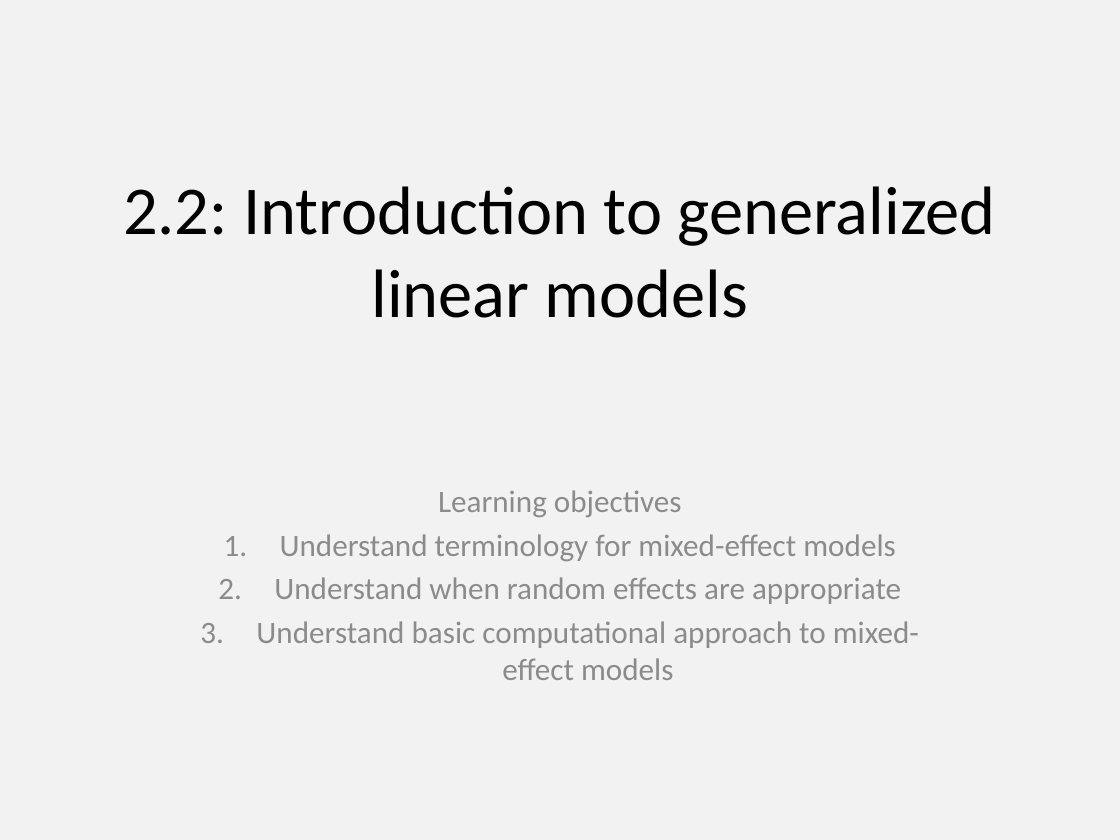
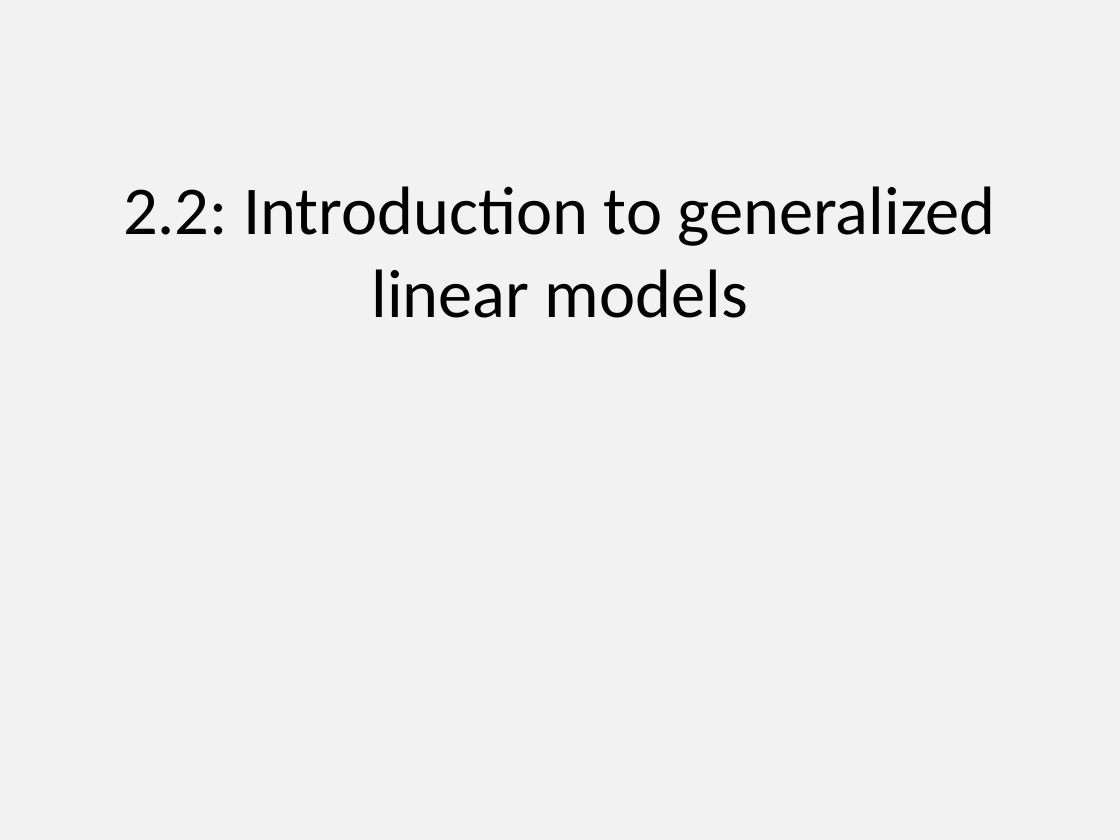
Before and after one commit to James-Thorson/2016_class_CMR, a slide deck: slide 1 of 2-2 -- GLMs/Morning/2-2 morning -- intro to linear models.pptx. Drawn at 1120x840 pixels with LibreOffice and Linux fonts; fonts in the diff are those of the drawing. Boxes give left, top, right and bottom in pixels: in the first picture for what was removed or moved away, otherwise in the second. Text is boxed around its words. In the diff, an @@ line names an element or a change of style, - is before the commit and + after.

```diff
--- a/2-2 -- GLMs/Morning/2-2 morning -- intro to linear models.pptx
+++ b/2-2 -- GLMs/Morning/2-2 morning -- intro to linear models.pptx
@@ subtitle removed at (256,490,919,680) @@
-Learning objectives
-1. Understand terminology for mixed-effect models
-2. Understand when random effects are appropriate
-3. Understand basic computational approach to mixed-effect models
```
Also in this commit, not shown: 12 other files.
